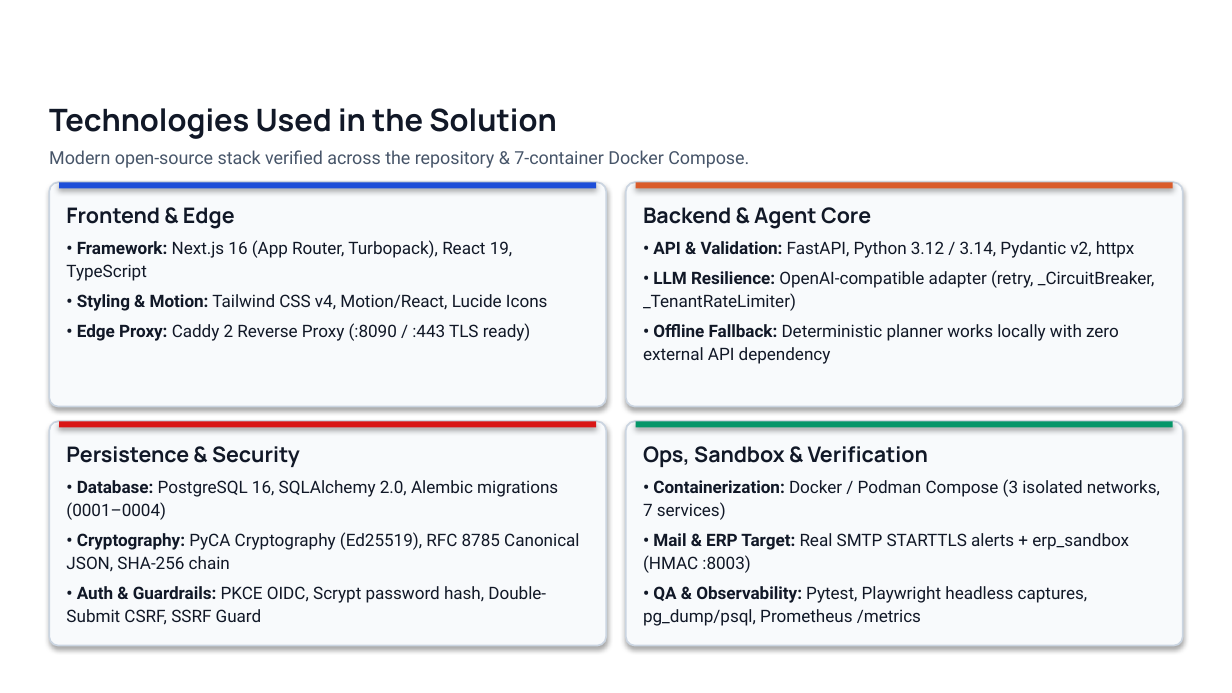
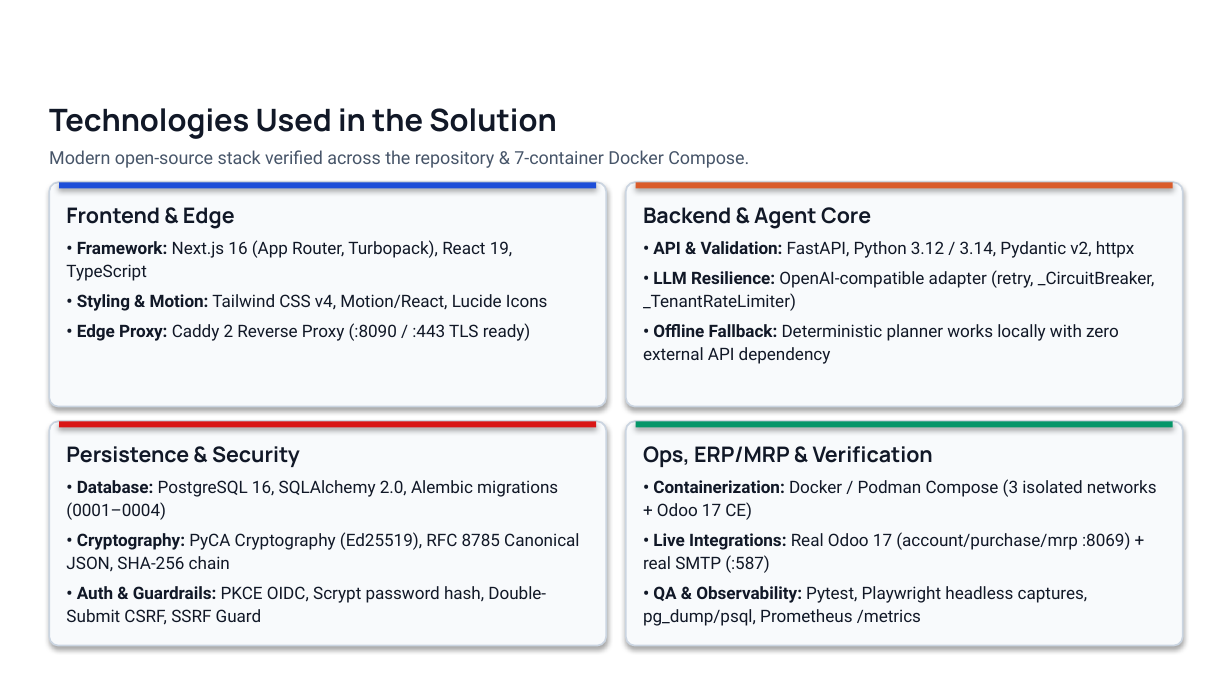
Before and after one commit to ArrafiNurHafiz/Veritas-Ai, a slide deck: slide 8 of docs/VERITAS_AI_Build2036_Deck.pptx. Drawn at 1232x693 pixels with LibreOffice and Linux fonts; fonts in the diff are those of the drawing; background and template pictures are left out. Boxes give left, top, right and bottom in pixels: in the first picture for what was removed or moved away, otherwise in the second. Text is boxed around its words. In the diff, an @@ line names an element or a change of style, - is before the commit and + after.

```diff
--- a/docs/VERITAS_AI_Build2036_Deck.pptx
+++ b/docs/VERITAS_AI_Build2036_Deck.pptx
@@ text at box(643, 446, 1157, 573): text changed @@
-Ops, Sandbox & Verification
-• Containerization: Docker / Podman Compose (3 isolated networks, 7 services)
-• Mail & ERP Target: Real SMTP STARTTLS alerts + erp_sandbox (HMAC :8003)
+Ops, ERP/MRP & Verification
+• Containerization: Docker / Podman Compose (3 isolated networks + Odoo 17 CE)
+• Live Integrations: Real Odoo 17 (account/purchase/mrp :8069) + real SMTP (:587)
```
Also in this commit, not shown: 11 other slides changed.
